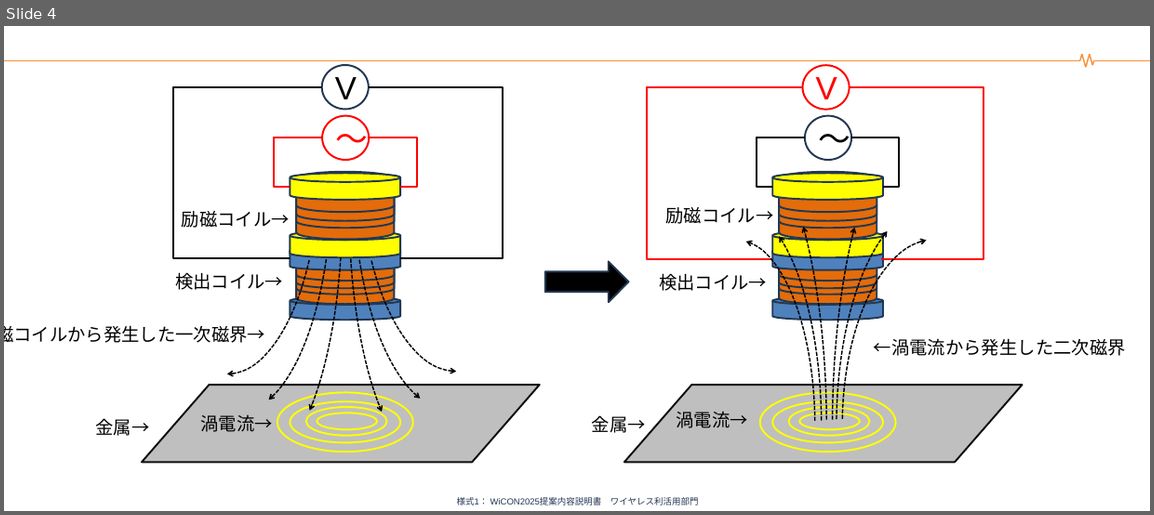
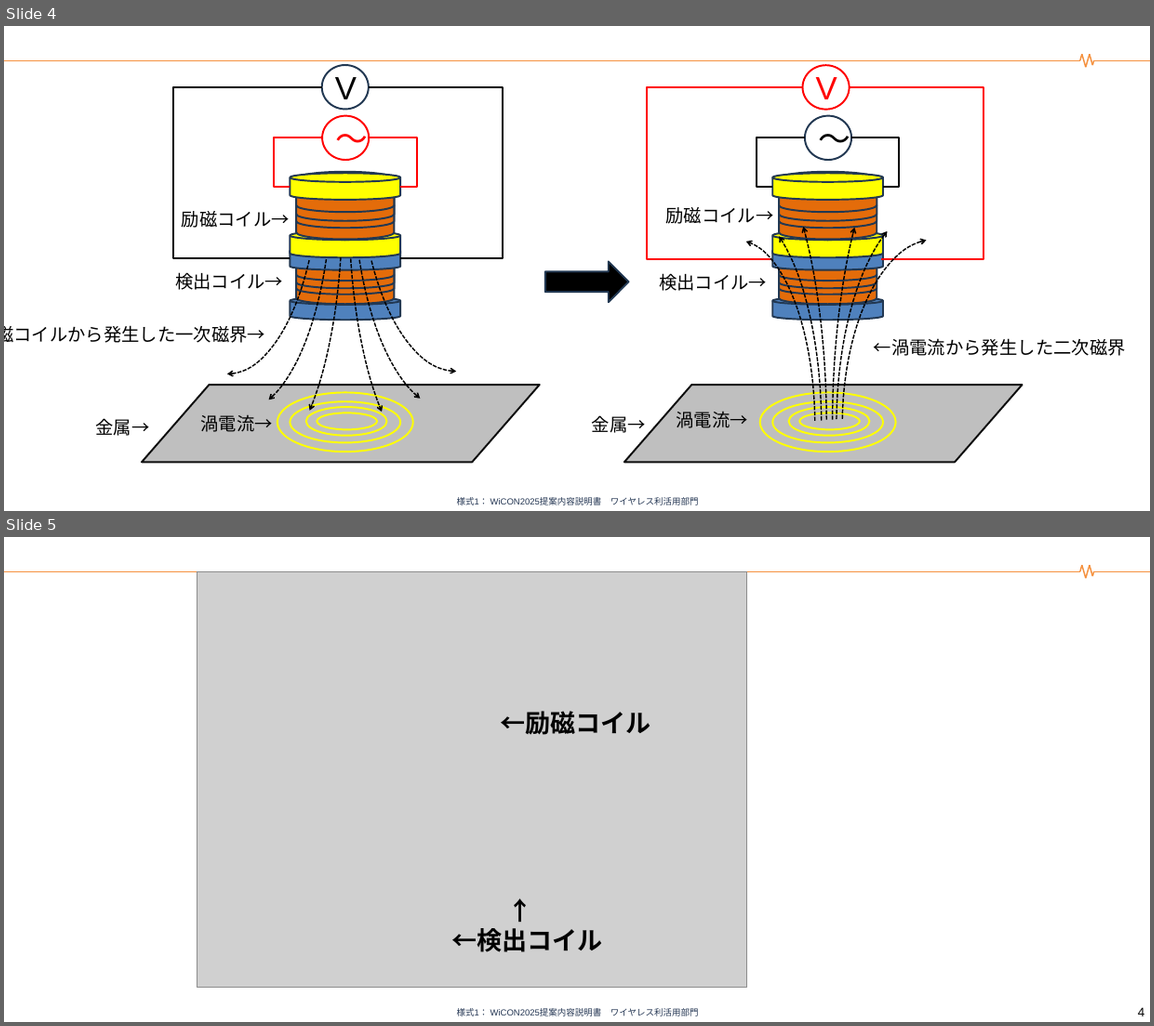
Before and after one commit to KokiNoshita/sotsuken, a slide deck: システム構成図.pptx. Shown one above the other, each under a label of ours: slide 4 before the commit, slides 4 and 5 after it. The pictures are 1154x515 and 1154x1026 pixels, drawn with LibreOffice and Linux fonts; fonts in the diff are those of the drawing; grey boxes stand for pictures; background and template pictures are left out. Boxes give left, top, right and bottom in pixels: in the first picture for what was removed or moved away, otherwise in the second. Text is boxed around its words. In the diff, an @@ line names an element or a change of style, - is before the commit and + after.

```diff
--- a/システム構成図.pptx
+++ b/システム構成図.pptx
@@ slide 5 added at box(4, 537, 1150, 1022), background #FFFFFF; not listed: 8 template elements that a slide beside it also shows @@
@@ picture added at box(197, 572, 746, 988) @@
@@ text added at box(501, 711, 651, 735), 28 pt, text #000000, bold @@
+←励磁コイル
@@ text added at box(452, 929, 603, 953), 28 pt, text #000000, bold @@
+↑
+←検出コイル
@@ page number added at box(1138, 1008, 1145, 1017), 14 pt, text #000000 @@
+4
```
Also in this commit, not shown: 7 other files.
